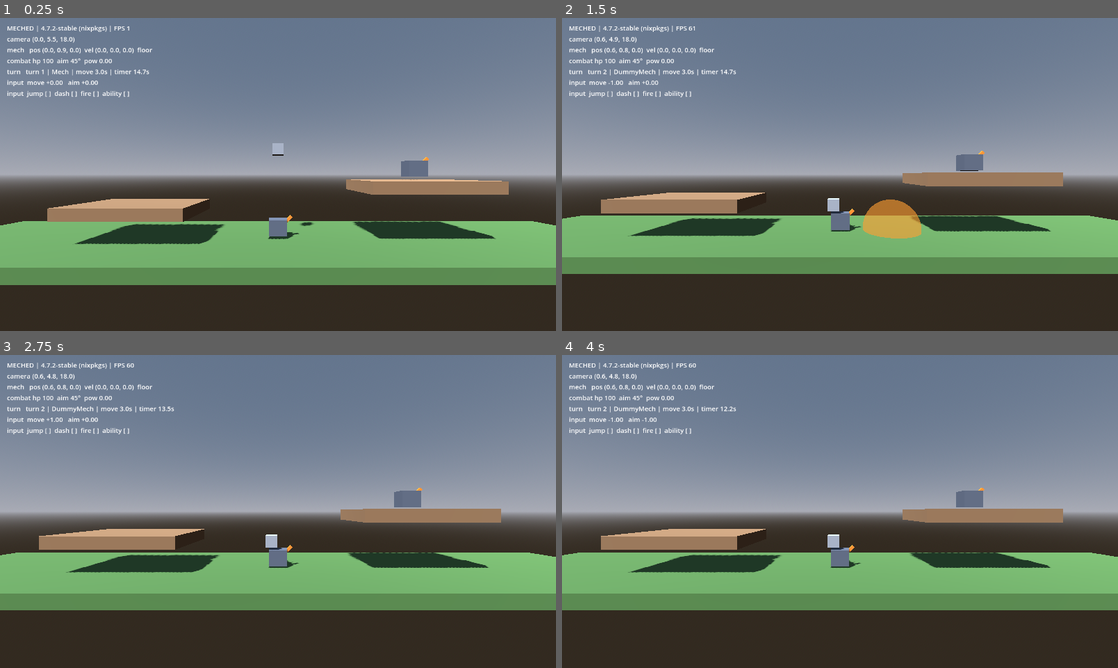
Above: before the commit, frames 1-4 (two rows, left to right).
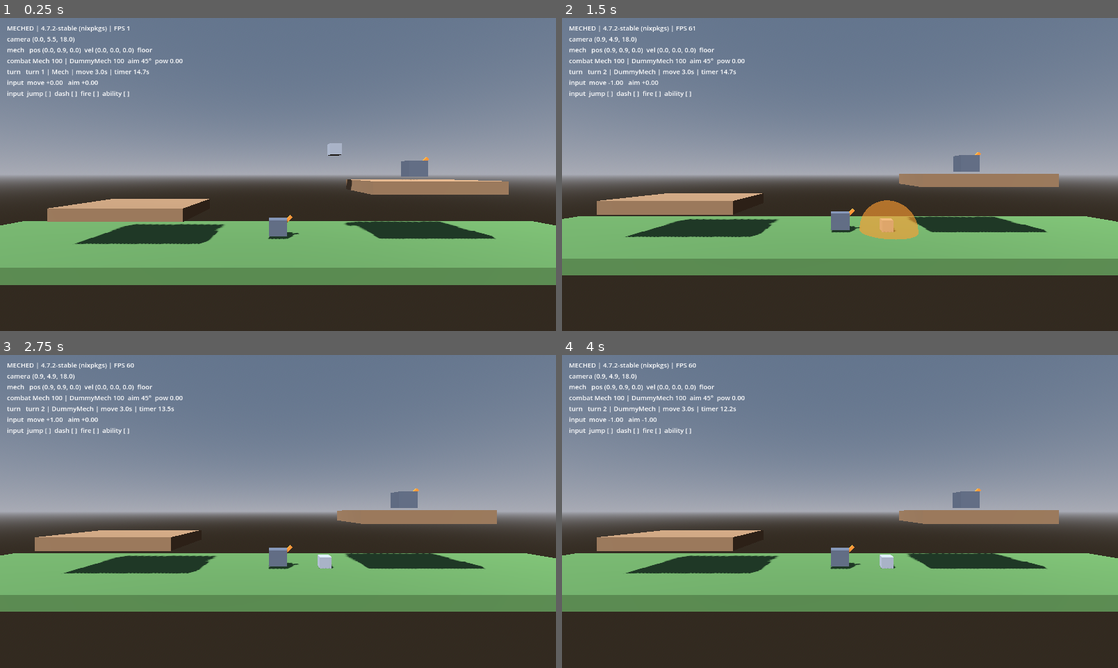
Above: after the commit, the same moments.

Repository: jamesdileva/MECHED
Game: Godot game, scene res://scenes/main/main.tscn
Same seed, same stepped clock (60 frames per second), same inputs: the game is played once before the commit and once after it.
Inputs:
- Up to frame 1 (0.25 s): no input
- Up to frame 2 (1.5 s): tap Enter (fire) at 0.5, 1.35 s; hold D (move_right) 0.53-1.28 s; hold Enter (fire) 0.53-1.28 s; tap Q (end_turn) at 0.6 s; tap Space (jump) at 0.77, 1.07 s; hold A (move_left) from 1.28 s (still down)
- Up to frame 3 (2.75 s): tap Space (jump) at 1.52, 1.55, 1.82, 2 s; release A (move_left) at 2.03 s; hold D (move_right) from 2.03 s (still down); hold Space (jump) from 2.03 s (still down); tap Q (end_turn) at 2.3 s
- Up to frame 4 (4 s): tap Enter (fire) at 2.75, 3.05 s; release Space (jump) at 2.78 s; tap Down (aim_down) at 2.85 s; tap Space (jump) at 3.02, 3.32, 3.5, 3.77, 3.8 s; release D (move_right) at 3.53 s; hold A (move_left) from 3.53 s (still down); hold Up (aim_up) from 3.53 s (still down)

The runs differ from the first frame. In frame 1, 0.5% of the frame differs, in the area x 5-65%, y 12-67%; in frame 2, 2.9%, in the area x 0-100%, y 6-83%; in frame 3, 2.7%; in frame 4, 2.7%.

Commit message:
fix: restore mech movement intent wiring + playtest visibility fixes (S04.1)
- Root cause of 'cannot move/jump': S03 moved driver intent onto the mech
  but compute_velocity still read the controller's own unused intent vars.
  Fix is structural — intent is now explicit compute_velocity arguments
  (current, axis, jump, on_floor, delta); the controller stores no intent
  state, so this class of silent wiring bug is impossible by construction
- Movement/jump/charging are move-phase-gated in the match layer (nothing
  movement-related while a shell is in flight)
- Crate spawns beside the player instead of on their head
- HUD combat line shows every entity's health from MatchState (source of
  truth) plus player aim/charge — dummy damage now visible
- 37/37 tests green; worklog updated

Diff:
--- a/scenes/battlefield/battlefield.tscn
+++ b/scenes/battlefield/battlefield.tscn
@@ -60,7 +60,7 @@
 shape = SubResource("shape_platform")
 
 [node name="Crate" type="RigidBody3D" parent="."]
-position = Vector3(0, 8, 0)
+position = Vector3(5, 8, 0)
 
 [node name="Mesh" type="MeshInstance3D" parent="Crate"]
 mesh = SubResource("mesh_crate")
--- a/scripts/match/match_controller.gd
+++ b/scripts/match/match_controller.gd
@@ -63,19 +63,24 @@
 func _drive_player(mech, index: int, delta: float) -> void:
 	mech.aim_axis = InputLayer.get_aim_axis()
 	mech.move_axis = turn_manager.apply_movement(index, InputLayer.get_move_axis(), delta)
-	mech.want_jump = InputLayer.is_action_just_pressed("jump")
+	# Movement intents are move-phase only; the turn manager double-checks
+	# apply_movement/submit_action, but the mech must never even see a jump
+	# or a charging barrel while a shell is in flight.
+	var in_move_phase: bool = turn_manager.state.is_in_move_phase()
+	mech.want_jump = in_move_phase and InputLayer.is_action_just_pressed("jump")
 
-	if InputLayer.is_action_pressed("fire"):
-		mech.charge = minf(mech.charge + delta / CHARGE_TIME, 1.0)
-	elif InputLayer.is_action_just_released("fire") and mech.charge > 0.0:
-		var action = FireAction.new()
-		action.power = mech.charge
-		if turn_manager.submit_action(action, index):
-			_spawn_projectile(mech, mech.charge)
-		mech.charge = 0.0
+	if in_move_phase:
+		if InputLayer.is_action_pressed("fire"):
+			mech.charge = minf(mech.charge + delta / CHARGE_TIME, 1.0)
+		elif InputLayer.is_action_just_released("fire") and mech.charge > 0.0:
+			var action = FireAction.new()
+			action.power = mech.charge
+			if turn_manager.submit_action(action, index):
+				_spawn_projectile(mech, mech.charge)
+			mech.charge = 0.0
 
-	if InputLayer.is_action_just_pressed("end_turn"):
-		turn_manager.submit_action(EndTurnAction.new(), index)
+		if InputLayer.is_action_just_pressed("end_turn"):
+			turn_manager.submit_action(EndTurnAction.new(), index)
 
 
 func _spawn_projectile(mech, power: float) -> void:
--- a/scripts/mechs/mech.gd
+++ b/scripts/mechs/mech.gd
@@ -43,7 +43,7 @@
 func _physics_process(delta: float) -> void:
 	aim_angle = clampf(aim_angle - aim_axis * AIM_SPEED_DEG * delta, AIM_MIN_DEG, AIM_MAX_DEG)
 	_aim_pivot.rotation.z = deg_to_rad(aim_angle)
-	velocity = _movement.compute_velocity(velocity, is_on_floor(), delta)
+	velocity = _movement.compute_velocity(velocity, move_axis, want_jump, is_on_floor(), delta)
 	move_and_slide()
 	position = _movement.clamp_position(position)
 	_update_facing(move_axis, delta)
--- a/scripts/movement/mech_movement_controller.gd
+++ b/scripts/movement/mech_movement_controller.gd
@@ -2,11 +2,12 @@
 ## Generic movement rules for a mech body (implementation-guide §6: movement
 ## rules are separate from mech identity).
 ##
-## Knows nothing about input devices or mech identity: a driver (player input
-## via InputLayer today, an AI planner later) sets move_axis / want_jump each
-## tick, then the owning CharacterBody3D calls compute_velocity() followed by
-## move_and_slide(). Stats are exported so future MechDefinition resources can
-## populate them (S08+: data-driven mechs).
+## Knows nothing about input devices, mechs, or turn state: the owning
+## CharacterBody3D passes driver intent (axis, jump) explicitly into
+## compute_velocity() every physics tick, then calls move_and_slide(). Intent
+## flows as arguments, never as stored state — the driver (player input shim
+## via the mech, or an AI planner later) owns it. Stats are exported so future
+## MechDefinition resources can populate them (S08+: data-driven mechs).
 
 @export var max_speed := 8.0
 @export var acceleration := 40.0
@@ -17,21 +18,17 @@
 @export var bounds_max_x := 27.0
 @export var plane_z := 0.0
 
-## Driver intent, set every physics tick: -1..1 horizontal.
-var move_axis := 0.0
-## Driver intent, edge-triggered: the driver decides what "pressed" means.
-var want_jump := false
 
-
-## Pure kinematics — no physics-server access — so movement rules are
-## testable headless without stepping the physics simulation.
-func compute_velocity(current: Vector3, on_floor: bool, delta: float) -> Vector3:
+## Pure kinematics — no physics-server access, no hidden state — so movement
+## rules are testable headless without stepping the physics simulation.
+func compute_velocity(current: Vector3, axis: float, jump: bool, on_floor: bool,
+		delta: float) -> Vector3:
 	var v := current
 	if on_floor:
-		v.y = jump_velocity if want_jump else 0.0
+		v.y = jump_velocity if jump else 0.0
 	else:
 		v.y -= gravity * delta
-	v.x = move_toward(v.x, move_axis * max_speed, acceleration * delta)
+	v.x = move_toward(v.x, axis * max_speed, acceleration * delta)
 	v.z = 0.0
 	return v
 
--- a/scripts/ui/debug_hud.gd
+++ b/scripts/ui/debug_hud.gd
@@ -48,10 +48,20 @@
 
 
 func _combat_text() -> String:
+	# Health comes from MatchState via the match controller (source of truth)
+	# so damage to ANY entity is visible, not just the player mech.
+	var line := "<no match>"
+	var match_ctrl: Node = get_tree().get_first_node_in_group("match_controller")
+	if match_ctrl != null:
+		var s = match_ctrl.turn_manager.state
+		var parts: PackedStringArray = []
+		for entity_name in s.entity_names:
+			parts.append("%s %.0f" % [entity_name, s.entity_health(entity_name)])
+		line = " | ".join(parts)
 	var mech: Node = get_tree().get_first_node_in_group("mech")
-	if mech == null:
-		return "<none>"
-	return "hp %.0f  aim %.0f°  pow %.2f" % [mech.health, mech.aim_angle, mech.charge]
+	if mech != null:
+		line += "  aim %.0f°  pow %.2f" % [mech.aim_angle, mech.charge]
+	return line
 
 
 func _flag(value: bool) -> String:
--- a/tests/test_mech.gd
+++ b/tests/test_mech.gd
@@ -23,37 +23,36 @@
 func test_accelerates_toward_axis_on_floor() -> void:
 	var ctrl: Node = load(CONTROLLER_SCRIPT).new()
 	_add_cleanup(ctrl)
-	ctrl.move_axis = 1.0
-	ctrl.want_jump = false
-	var v: Vector3 = ctrl.compute_velocity(Vector3.ZERO, true, 1.0 / 60.0)
+	var v: Vector3 = ctrl.compute_velocity(Vector3.ZERO, 1.0, false, true, 1.0 / 60.0)
 	assert_true(v.x > 0.0 and v.x <= ctrl.max_speed, "accelerates toward max speed, got %s" % v.x)
 	assert_equal(v.y, 0.0, "no vertical velocity when resting on floor")
+
+
+func test_acceleration_direction_follows_axis() -> void:
+	var ctrl: Node = load(CONTROLLER_SCRIPT).new()
+	_add_cleanup(ctrl)
+	var v: Vector3 = ctrl.compute_velocity(Vector3.ZERO, -1.0, false, true, 1.0 / 60.0)
+	assert_true(v.x < 0.0, "negative axis accelerates toward -x, got %s" % v.x)
 
 
 func test_jump_sets_upward_velocity() -> void:
 	var ctrl: Node = load(CONTROLLER_SCRIPT).new()
 	_add_cleanup(ctrl)
-	ctrl.move_axis = 0.0
-	ctrl.want_jump = true
-	var v: Vector3 = ctrl.compute_velocity(Vector3.ZERO, true, 1.0 / 60.0)
+	var v: Vector3 = ctrl.compute_velocity(Vector3.ZERO, 0.0, true, true, 1.0 / 60.0)
 	assert_equal(v.y, ctrl.jump_velocity, "jump impulse applied")
 
 
 func test_gravity_applies_when_airborne() -> void:
 	var ctrl: Node = load(CONTROLLER_SCRIPT).new()
 	_add_cleanup(ctrl)
-	ctrl.move_axis = 0.0
-	ctrl.want_jump = false
-	var v: Vector3 = ctrl.compute_velocity(Vector3(0, 5, 0), false, 1.0 / 60.0)
+	var v: Vector3 = ctrl.compute_velocity(Vector3(0, 5, 0), 0.0, false, false, 1.0 / 60.0)
 	assert_equal(v.y, 5.0 - ctrl.gravity * (1.0 / 60.0), "gravity reduces upward velocity")
 
 
 func test_decelerates_to_stop() -> void:
 	var ctrl: Node = load(CONTROLLER_SCRIPT).new()
 	_add_cleanup(ctrl)
-	ctrl.move_axis = 0.0
-	ctrl.want_jump = false
-	var v: Vector3 = ctrl.compute_velocity(Vector3(5, 0, 0), true, 1.0 / 60.0)
+	var v: Vector3 = ctrl.compute_velocity(Vector3(5, 0, 0), 0.0, false, true, 1.0 / 60.0)
 	assert_true(v.x < 5.0, "decelerates toward zero, got %s" % v.x)
 	assert_equal(v.z, 0.0, "side-plane depth stays locked")
 
Not shown, changed: worklog.md
